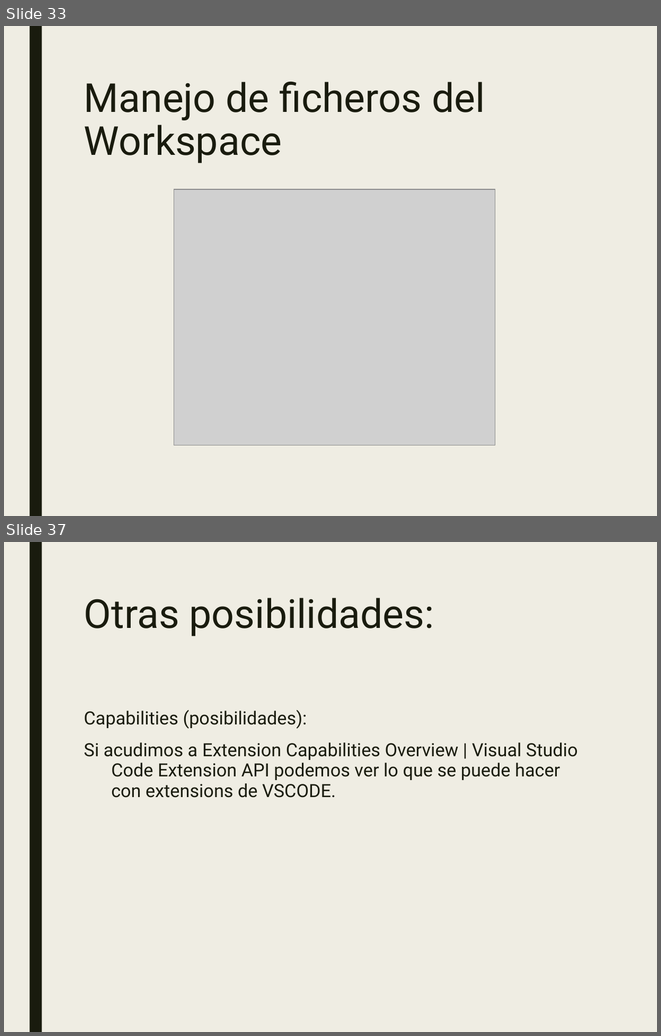
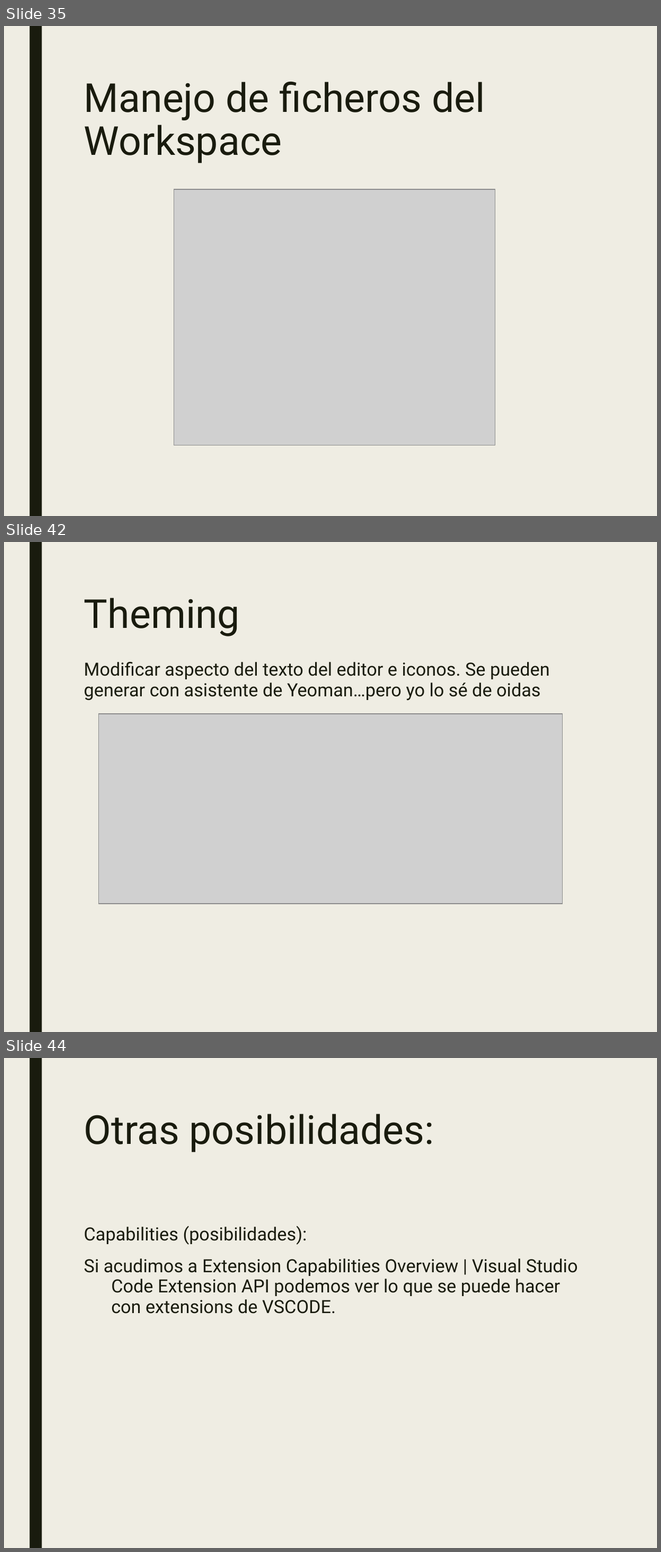
Before and after one commit to JalmarazMartn/dotnetrioja1, a slide deck: VSCODE Extensiones.ppt. Shown one above the other, each under a label of ours: slides 33 and 37 before the commit, slides 35, 42 and 44 after it; the slides between them are not shown. The pictures are 661x1036 and 661x1552 pixels, drawn with LibreOffice and Linux fonts; fonts in the diff are those of the drawing; grey boxes stand for pictures. Boxes give left, top, right and bottom in pixels: in the first picture for what was removed or moved away, otherwise in the second. Text is boxed around its words. In the diff, an @@ line names an element or a change of style, - is before the commit and + after.

```diff
--- a/VSCODE Extensiones.ppt
+++ b/VSCODE Extensiones.ppt
@@ slide 42 added at (4, 542, 657, 1032), background #EFEDE3; not listed: 1 template element that a slide beside it also shows @@
@@ title added at (84, 598, 240, 636), 44 pt, text #191B0E @@
+Theming
@@ text added at (84, 662, 550, 700), 20 pt, text #191B0E @@
+Modificar aspecto del texto del editor e iconos. Se pueden generar con asistente de Yeoman…pero yo lo sé de oidas
@@ picture added at (99, 714, 562, 904) @@
@@ what was slide 33 is now slide 35 @@
@@ what was slide 37 is now slide 44 @@
```
Also in this commit, not shown: 7 slides changed, 8 other slides added, 2 slides removed, 2 other files.
